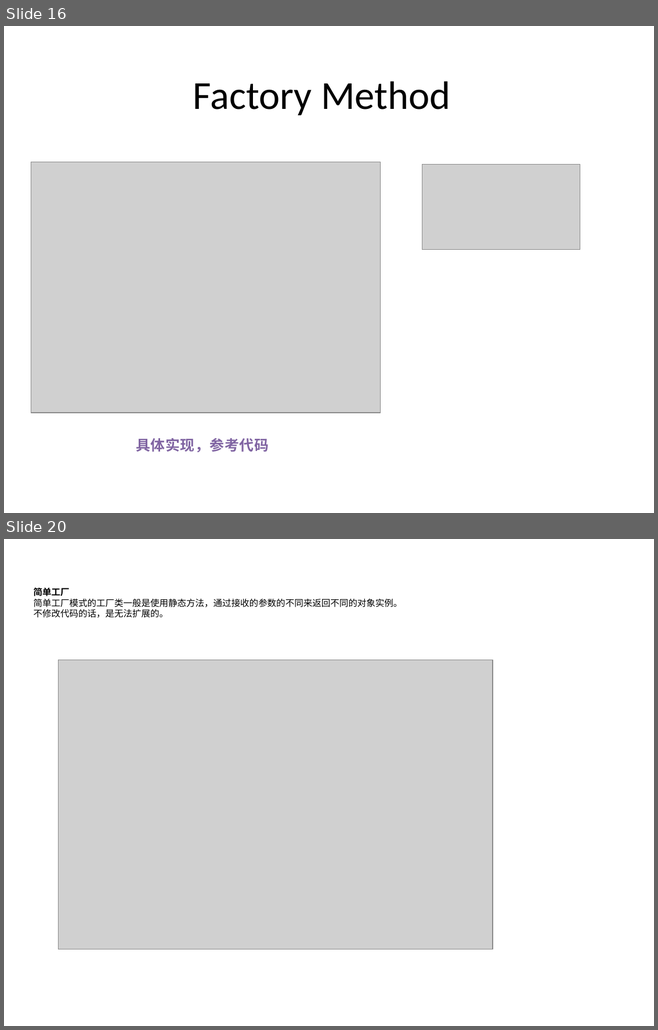
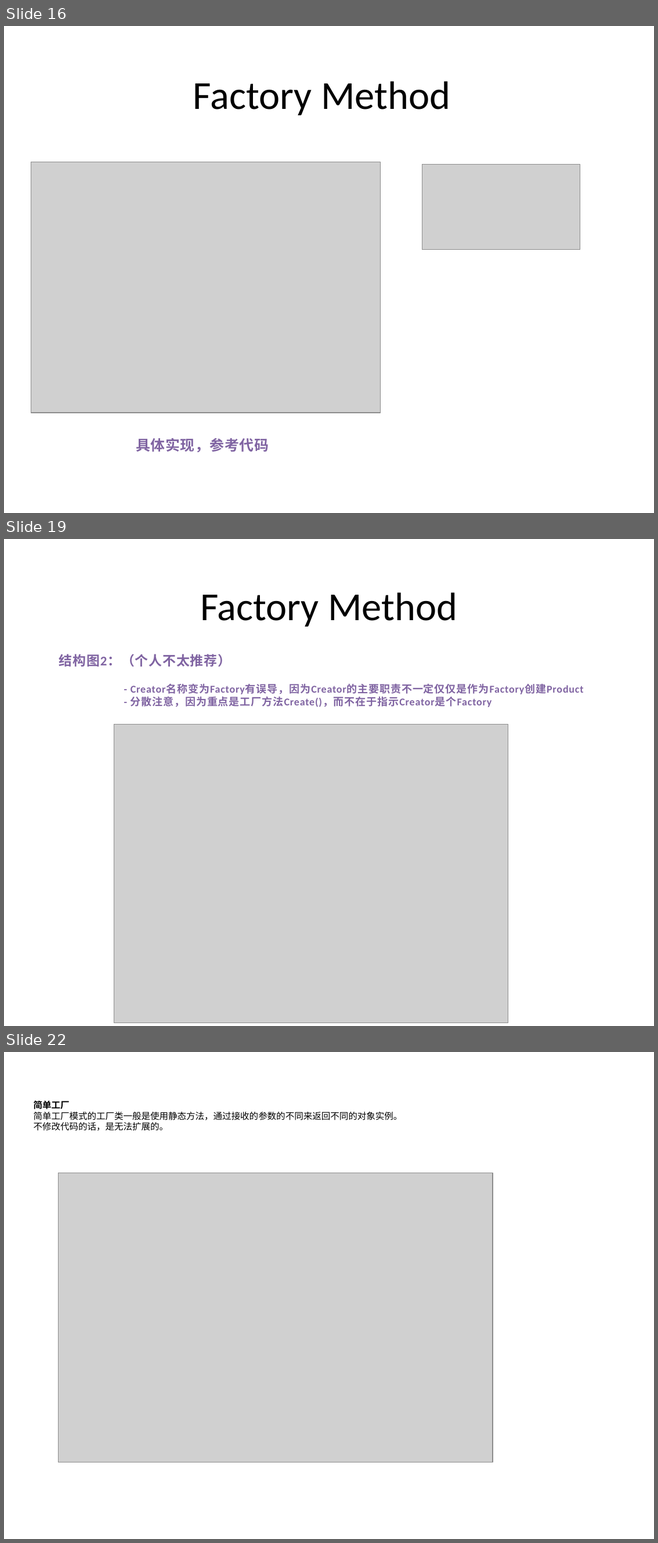
Before and after one commit to PlumpMath/DesignPattern-956, a slide deck: _Doc/Design Pattern (C#) - Part 1.pptx. Shown one above the other, each under a label of ours: slides 16 and 20 before the commit, slides 16, 19 and 22 after it; the slides between them are not shown. The pictures are 658x1030 and 658x1543 pixels, drawn with LibreOffice and Linux fonts; fonts in the diff are those of the drawing; grey boxes stand for pictures. Boxes give left, top, right and bottom in pixels: in the first picture for what was removed or moved away, otherwise in the second. Text is boxed around its words. In the diff, an @@ line names an element or a change of style, - is before the commit and + after.

Commit message:
Refined Factory Method pattern releated document.

```diff
--- a/_Doc/Design Pattern (C#) - Part 1.pptx
+++ b/_Doc/Design Pattern (C#) - Part 1.pptx
@@ slide 19 added at box(4, 539, 654, 1026), background #FFFFFF @@
@@ text added at box(200, 592, 457, 627), 44 pt, text #000000 @@
+Factory Method
@@ text added at box(59, 654, 583, 707), 11.6 pt, text #8064A2, bold @@
+结构图2：（个人不太推荐）
+- Creator名称变为Factory有误导，因为Creator的主要职责不一定仅仅是作为Factory创建Product
+- 分散注意，因为重点是工厂方法Create()，而不在于指示Creator是个Factory
@@ picture added at box(114, 724, 507, 1023) @@
@@ what was slide 20 is now slide 22 @@
```
Also in this commit, not shown: 2 slides changed, 1 other slide added, 4 other files.
